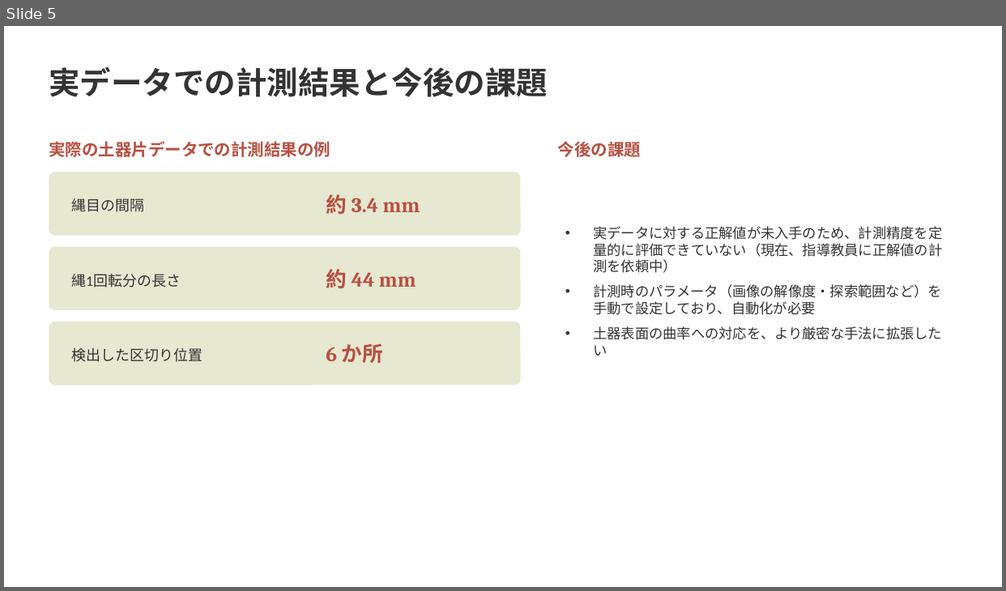
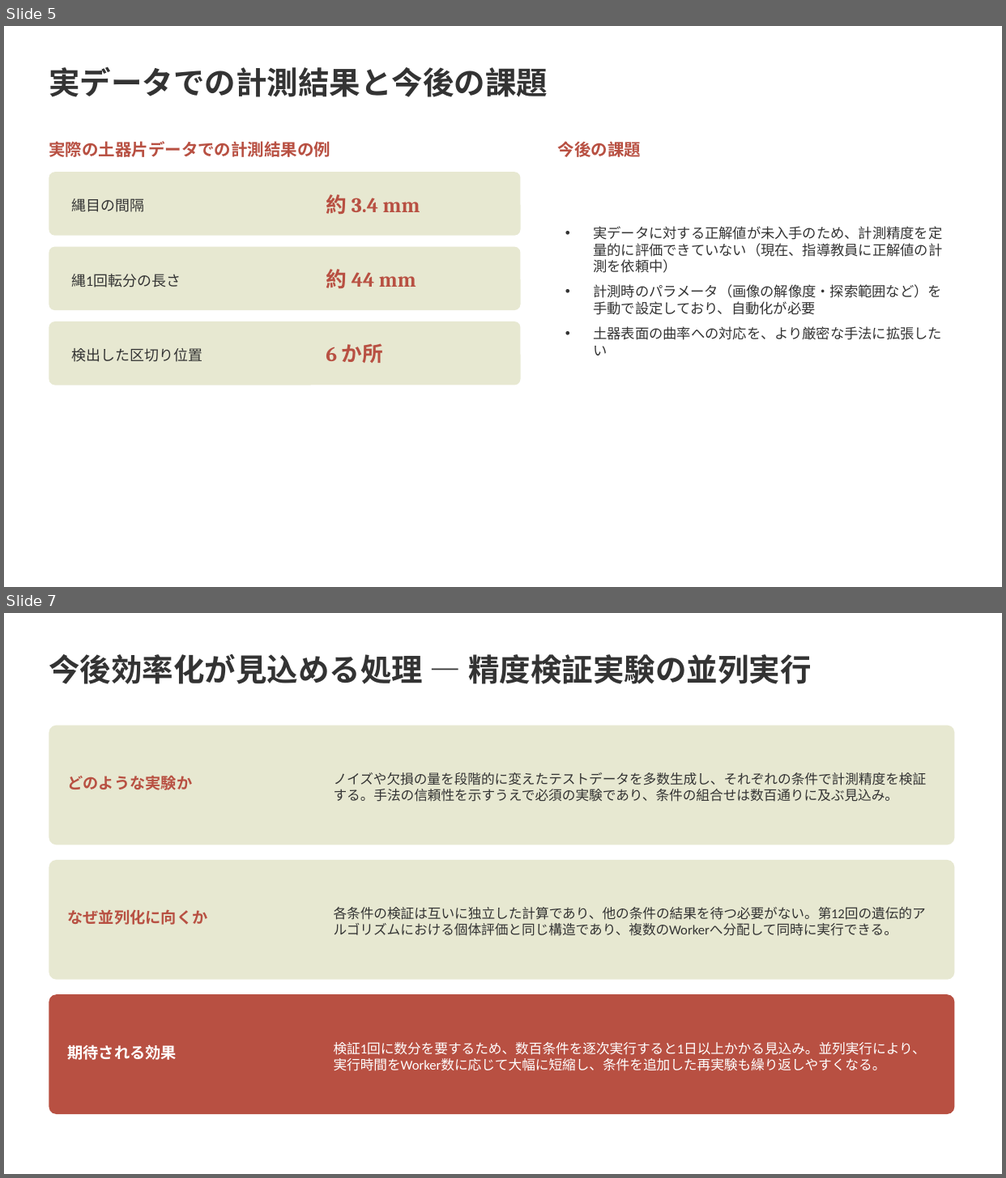
Before and after one commit to Ryusan09/MultivariatAanalysis, a slide deck: 13/第13回発表_修士研究と大規模計算.pptx. Shown one above the other, each under a label of ours: slide 5 before the commit, slides 5 and 7 after it; the slides between them are not shown. The pictures are 1006x591 and 1006x1178 pixels, drawn with LibreOffice and Linux fonts; fonts in the diff are those of the drawing. Boxes give left, top, right and bottom in pixels: in the first picture for what was removed or moved away, otherwise in the second. Text is boxed around its words. In the diff, an @@ line names an element or a change of style, - is before the commit and + after.

```diff
--- a/13/第13回発表_修士研究と大規模計算.pptx
+++ b/13/第13回発表_修士研究と大規模計算.pptx
@@ slide 7 added at (4, 613, 1002, 1174), background #FFFFFF @@
@@ text added at (49, 654, 811, 684), 30 pt, text #333333, bold @@
+今後効率化が見込める処理 — 精度検証実験の並列実行
@@ rounded rectangle added at (49, 726, 955, 845), fill #E7E8D1 @@
@@ text added at (68, 775, 193, 790), 15 pt, text #B85042, bold @@
+どのような実験か
@@ text added at (334, 773, 927, 802), 13 pt, text #333333 @@
+ノイズや欠損の量を段階的に変えたテストデータを多数生成し、それぞれの条件で計測精度を検証する。手法の信頼性を示すうえで必須の実験であり、条件の組合せは数百通りに及ぶ見込み。
@@ rounded rectangle added at (49, 860, 955, 980), fill #E7E8D1 @@
@@ text added at (68, 909, 208, 925), 15 pt, text #B85042, bold @@
+なぜ並列化に向くか
@@ text added at (334, 907, 926, 936), 13 pt, text #333333 @@
+各条件の検証は互いに独立した計算であり、他の条件の結果を待つ必要がない。第12回の遺伝的アルゴリズムにおける個体評価と同じ構造であり、複数のWorkerへ分配して同時に実行できる。
@@ rounded rectangle added at (49, 995, 955, 1114), fill #B85042 @@
@@ text added at (68, 1045, 177, 1060), 15 pt, text #FFFFFF, bold @@
+期待される効果
@@ text added at (334, 1042, 926, 1071), 13 pt, text #FFFFFF @@
+検証1回に数分を要するため、数百条件を逐次実行すると1日以上かかる見込み。並列実行により、実行時間をWorker数に応じて大幅に短縮し、条件を追加した再実験も繰り返しやすくなる。
```
Also in this commit, not shown: 3 slides changed, 1 slide removed.
